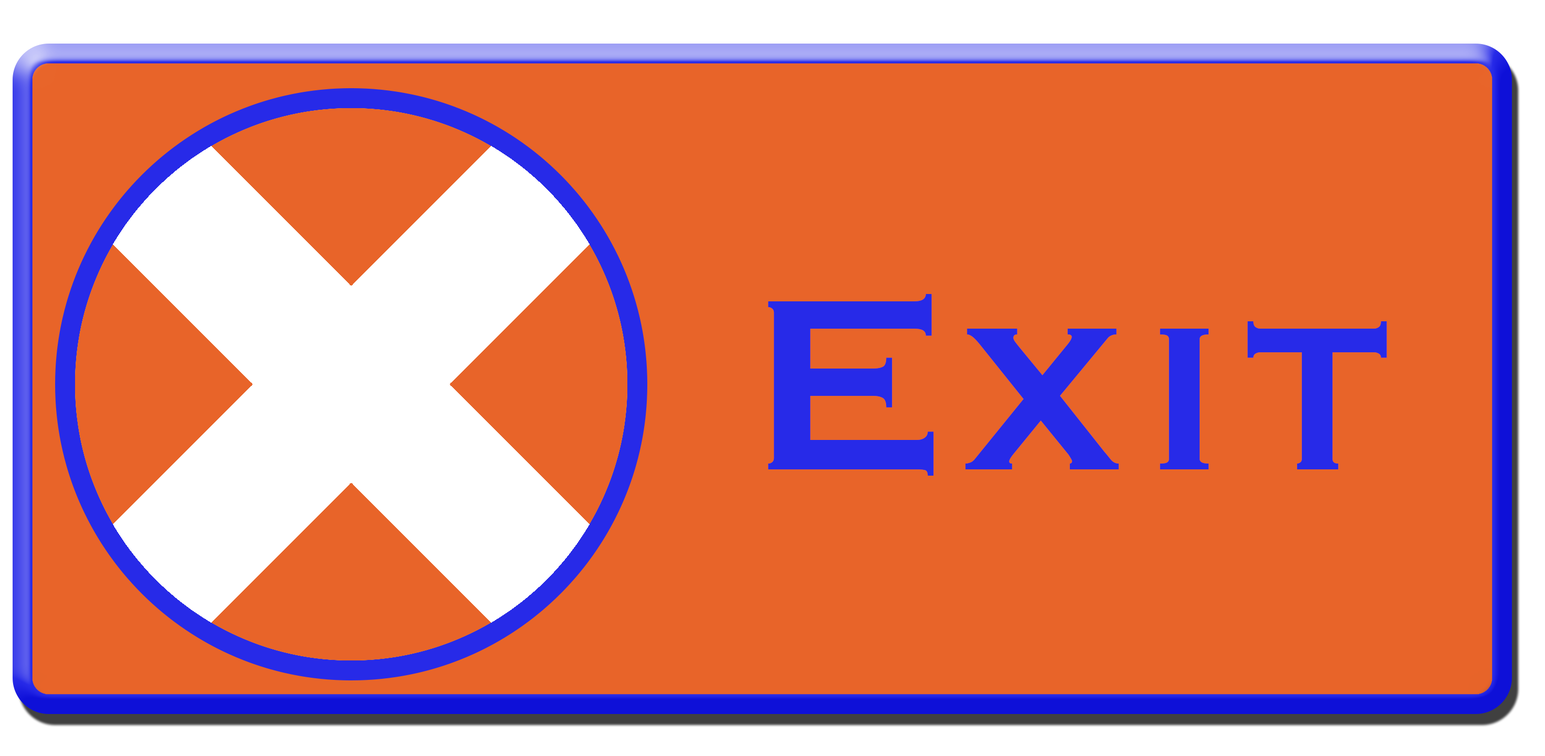
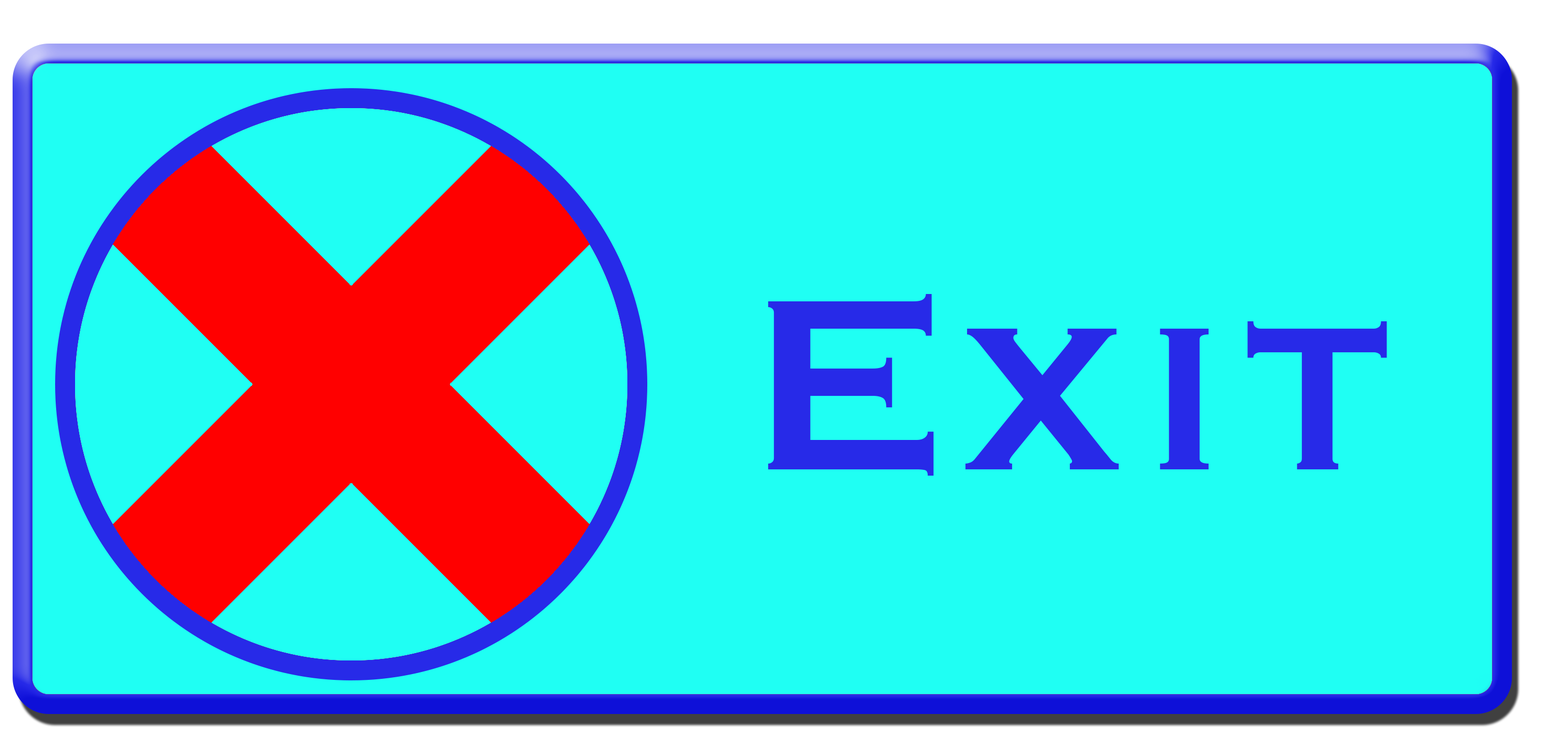
Comparing the layer stacks of the two 1545 x 756 images. Changes:
painted on "Layer 2" over [112, 145, 590, 623]
painted on "Rounded Rectangle 2" over [32, 62, 1493, 695]
